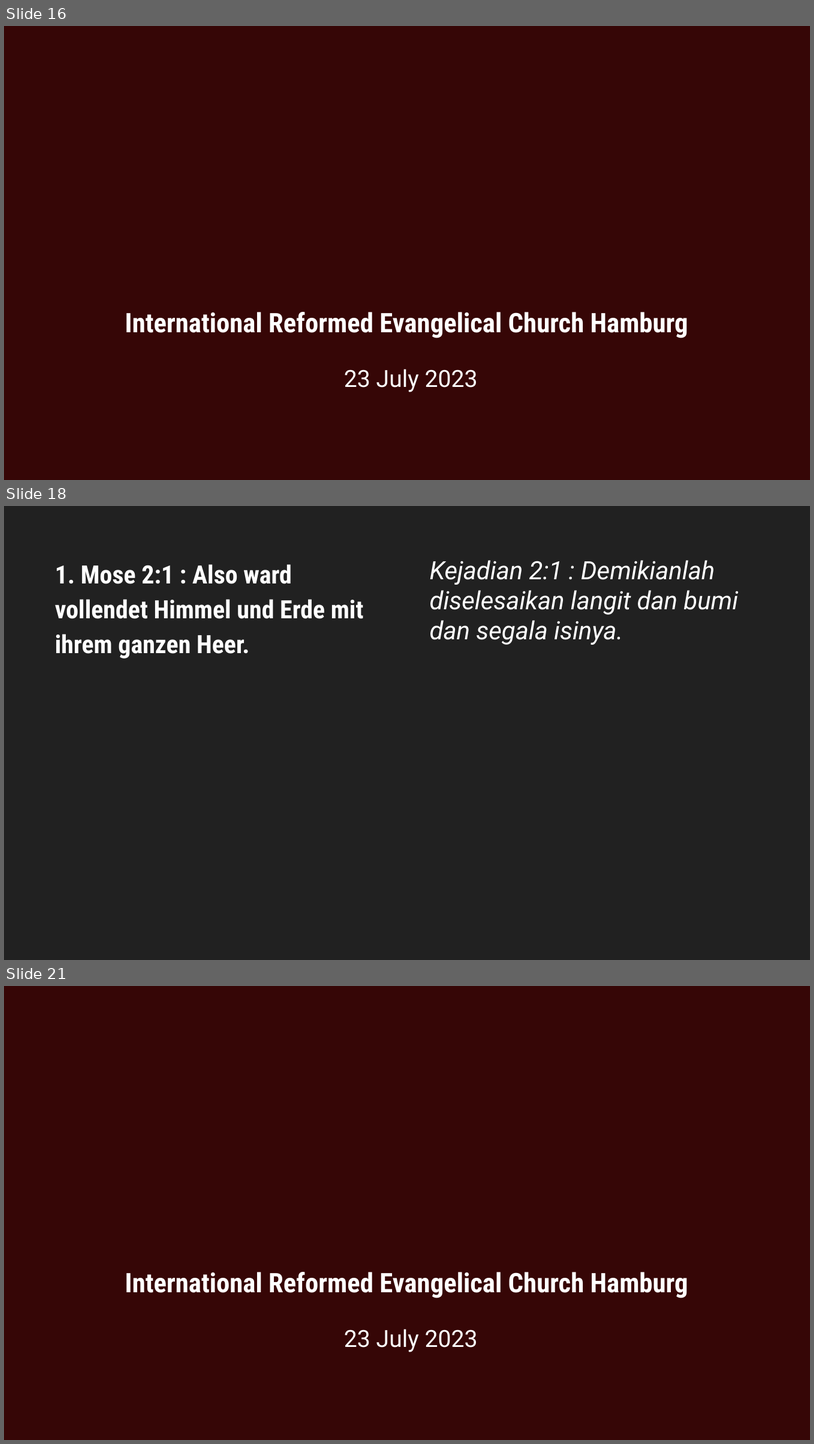
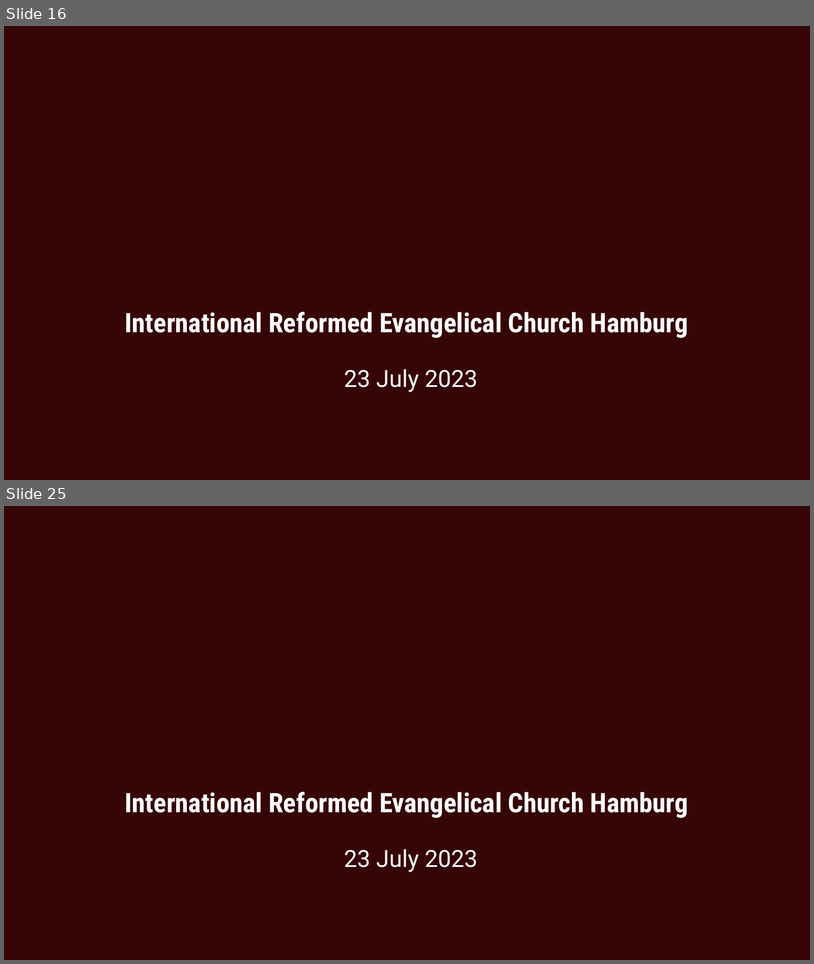
Before and after one commit to stepkurniawan/grii_hamburg_slidemaker, a slide deck: 20230723.pptx. Shown one above the other, each under a label of ours: slides 16, 18 and 21 before the commit, slides 16 and 25 after it; the slides between them are not shown. The pictures are 814x1444 and 814x964 pixels, drawn with LibreOffice and Linux fonts; fonts in the diff are those of the drawing; background and template pictures are left out. Boxes give left, top, right and bottom in pixels: in the first picture for what was removed or moved away, otherwise in the second. Text is boxed around its words. In the diff, an @@ line names an element or a change of style, - is before the commit and + after.

```diff
--- a/20230723.pptx
+++ b/20230723.pptx
@@ slide 18 removed at bbox=[4, 506, 810, 960], background #212121 @@
@@ text removed at bbox=[55, 564, 364, 658] @@
-1. Mose 2:1 : Also ward vollendet Himmel und Erde mit ihrem ganzen Heer.
@@ text removed at bbox=[430, 560, 738, 645] @@
-Kejadian 2:1 : Demikianlah diselesaikan langit dan bumi dan segala isinya.
@@ what was slide 21 is now slide 25 @@
```
Also in this commit, not shown: 1 slide changed, 8 slides added, 3 other slides removed, 5 other files.
